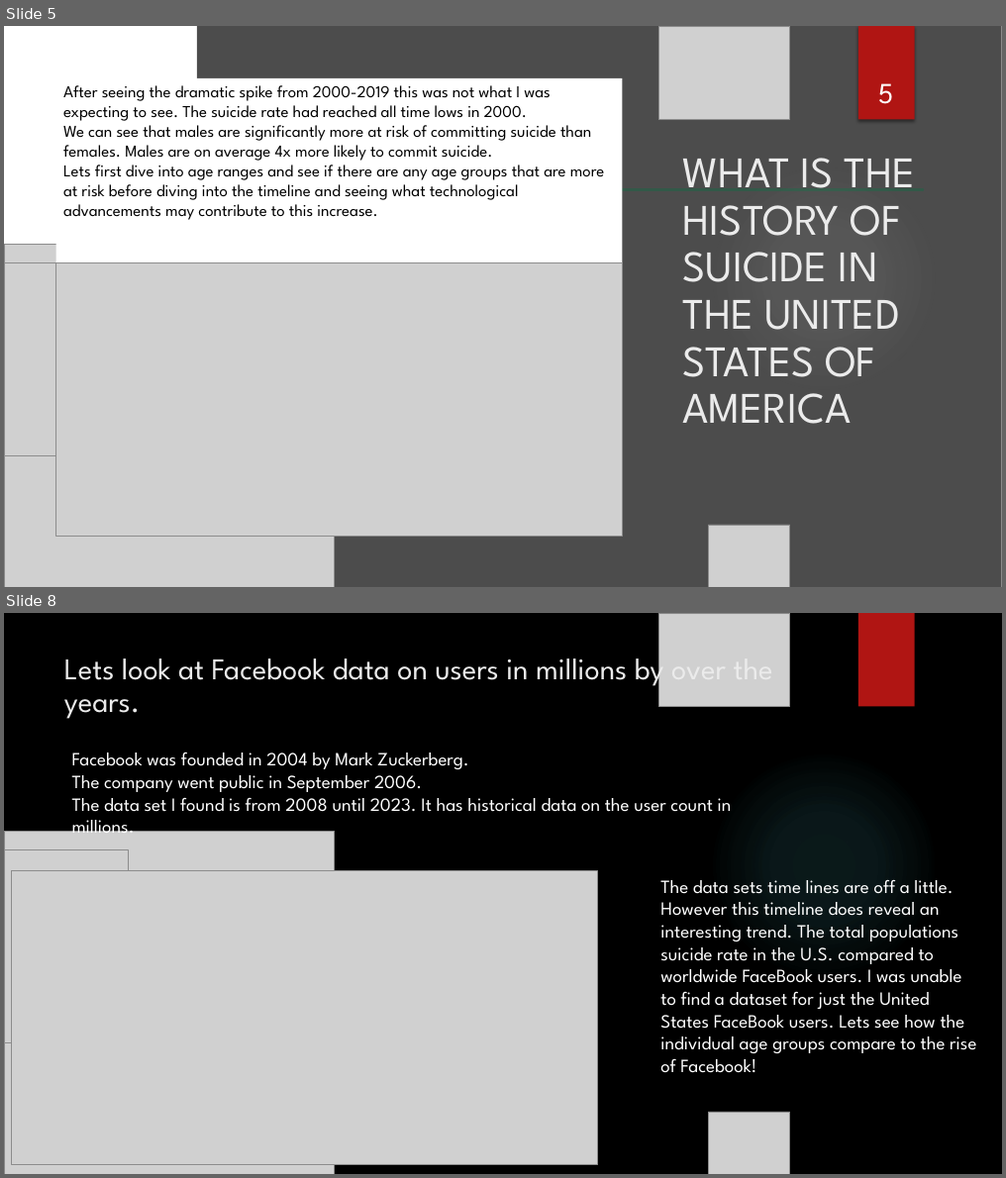
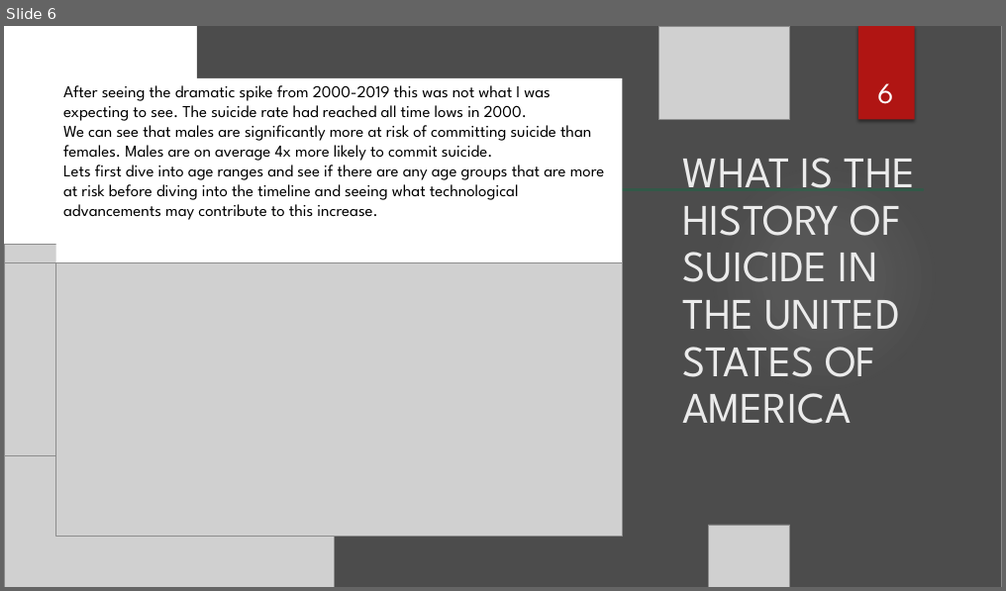
Before and after one commit to RussellBracey/Capston_rb, a slide deck: powerpoint/capstone_powerpoint.pptx. Shown one above the other, each under a label of ours: slides 5 and 8 before the commit, slide 6 after it; the slides between them are not shown. The pictures are 1006x1178 and 1006x591 pixels, drawn with LibreOffice and Linux fonts; fonts in the diff are those of the drawing; grey boxes stand for pictures; background and template pictures are left out. Boxes give left, top, right and bottom in pixels: in the first picture for what was removed or moved away, otherwise in the second. Text is boxed around its words. In the diff, an @@ line names an element or a change of style, - is before the commit and + after.

```diff
--- a/powerpoint/capstone_powerpoint.pptx
+++ b/powerpoint/capstone_powerpoint.pptx
@@ slide 8 removed at (4, 613, 1002, 1174), background picture (left out) @@
@@ picture removed at (659, 613, 790, 707) @@
@@ rectangle removed at (858, 613, 915, 707) @@
@@ title removed at (64, 649, 664, 719) @@
-Lets look at Facebook data on users in millions by over the years.
@@ text removed at (72, 752, 732, 840) @@
-Facebook was founded in 2004 by Mark Zuckerberg.
-The company went public in September 2006.
-The data set I found is from 2008 until 2023. It has historical data on the user count in millions.
@@ ellipse removed at (709, 750, 939, 980) @@
@@ ellipse removed at (709, 750, 939, 980) @@
@@ picture removed at (4, 832, 334, 1174) @@
@@ picture removed at (4, 850, 129, 1044) @@
@@ picture removed at (12, 871, 598, 1165) @@
@@ text removed at (660, 879, 976, 1073) @@
-The data sets time lines are off a little. However this timeline does reveal an interesting trend. The total populations suicide rate in the U.S. compared to worldwide FaceBook users. I was unable to find a dataset for just the United States FaceBook users. Lets see how the individual age groups compare to the rise of Facebook!
@@ page number removed at (546, 1012, 729, 1100) @@
-8
@@ picture removed at (709, 1112, 790, 1174) @@
@@ what was slide 5 is now slide 6 @@
@@ page number at (877, 83, 893, 104): text changed @@
-5
+6
```
Also in this commit, not shown: 5 slides changed, 5 slides added, 2 other slides removed, 2 other files.
